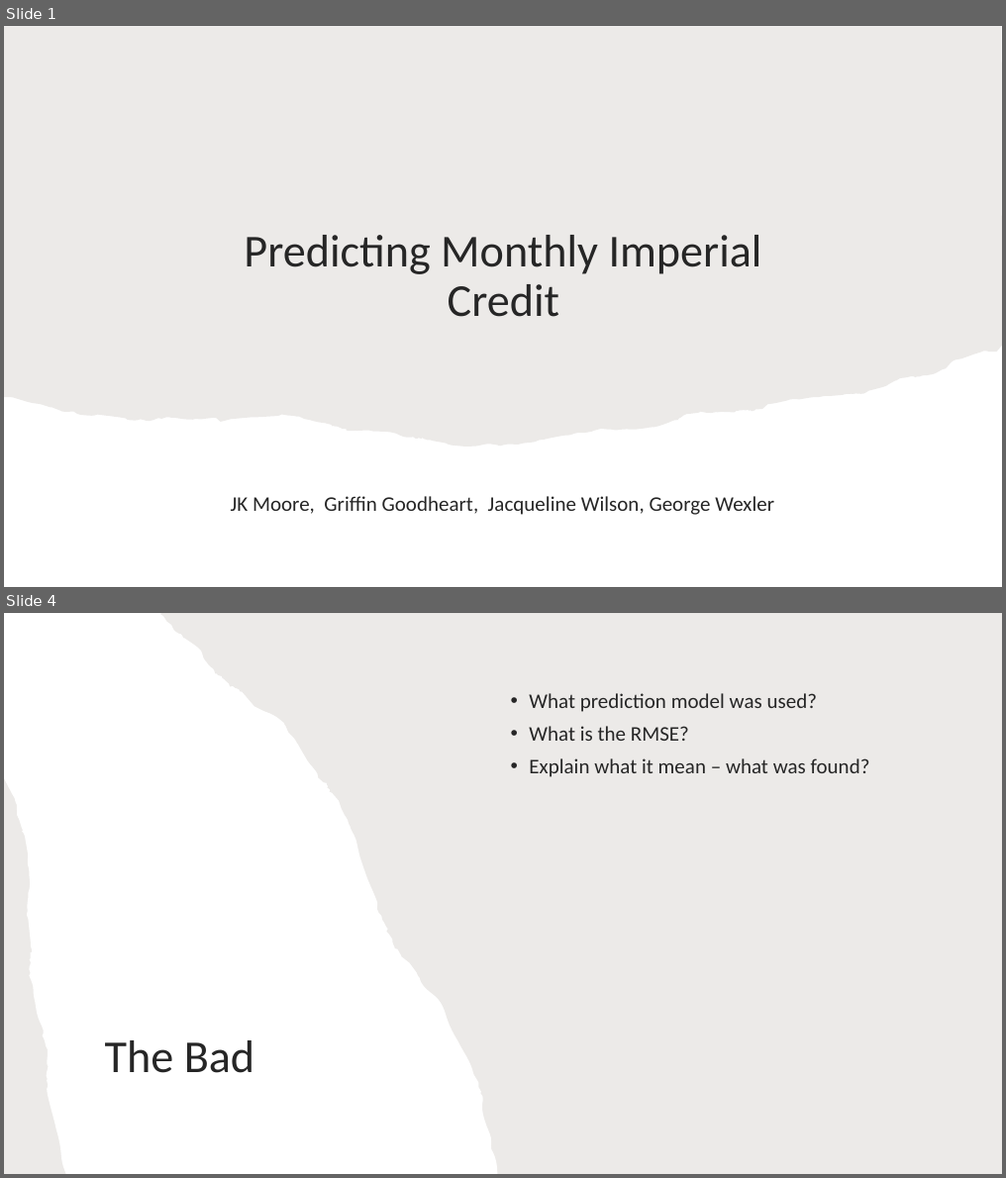
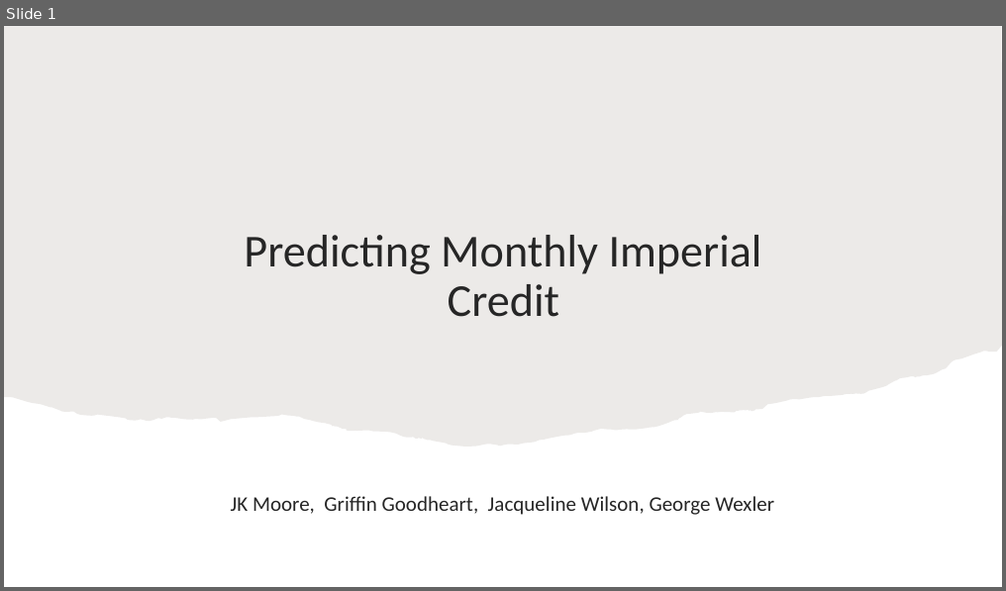
Before and after one commit to jaxrwilson/imperialcreditgroupproject, a slide deck: groupproject3.pptx. Shown one above the other, each under a label of ours: slides 1 and 4 before the commit, slide 1 after it; the slides between them are not shown. The pictures are 1006x1178 and 1006x591 pixels, drawn with LibreOffice and Linux fonts; fonts in the diff are those of the drawing. Boxes give left, top, right and bottom in pixels: in the first picture for what was removed or moved away, otherwise in the second. Text is boxed around its words. In the diff, an @@ line names an element or a change of style, - is before the commit and + after.

```diff
--- a/groupproject3.pptx
+++ b/groupproject3.pptx
@@ slide 4 removed at (4,613,1002,1174), background #FFFFFF @@
@@ rectangle removed at (4,613,1002,1174) @@
@@ freeform shape removed at (4,613,529,1174) @@
@@ text removed at (529,693,870,777) @@
-• What prediction model was used?
-• What is the RMSE?
-• Explain what it mean – what was found?
@@ title removed at (105,1041,254,1073) @@
-The Bad
```
Also in this commit, not shown: 2 slides changed, 1 other slide removed.
